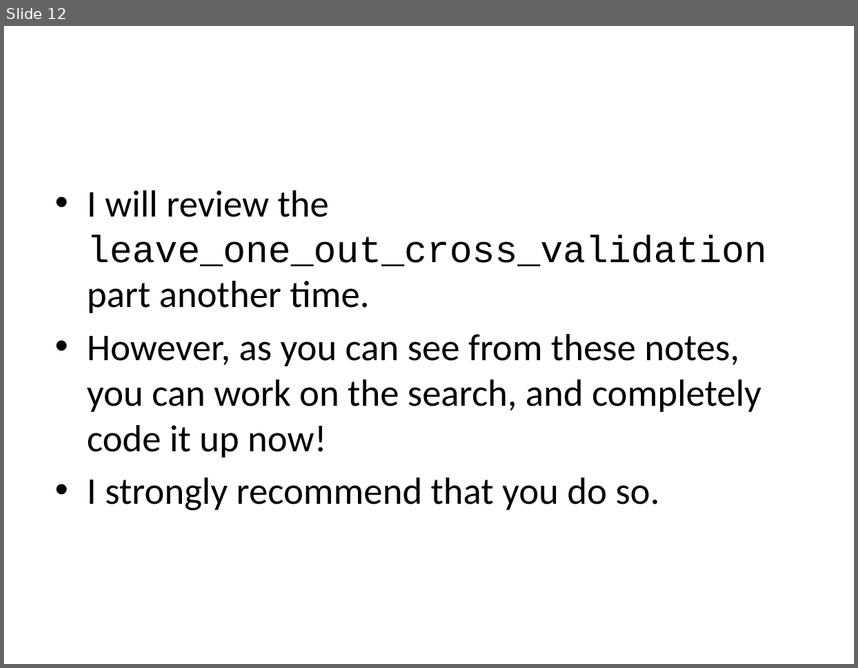
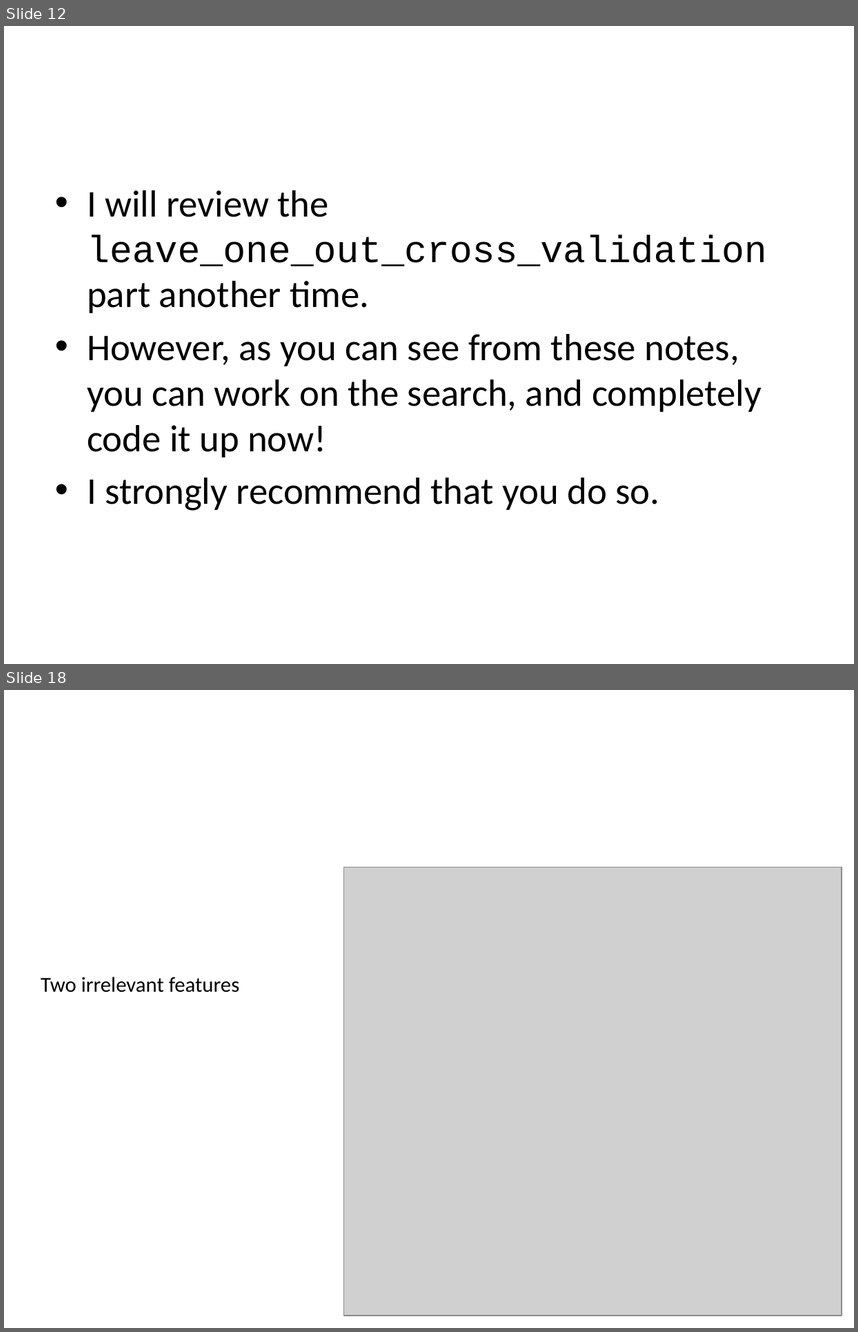
Before and after one commit to ader003/cs170-FSwNN, a slide deck: Project 2 Specifications/Project_2_hints.pptx. Shown one above the other, each under a label of ours: slide 12 before the commit, slides 12 and 18 after it; the slides between them are not shown. The pictures are 858x668 and 858x1332 pixels, drawn with LibreOffice and Linux fonts; fonts in the diff are those of the drawing; grey boxes stand for pictures. Boxes give left, top, right and bottom in pixels: in the first picture for what was removed or moved away, otherwise in the second. Text is boxed around its words. In the diff, an @@ line names an element or a change of style, - is before the commit and + after.

```diff
--- a/Project 2 Specifications/Project_2_hints.pptx
+++ b/Project 2 Specifications/Project_2_hints.pptx
@@ slide 18 added at (x1=4, y1=690, x2=854, y2=1328), background #FFFFFF @@
@@ picture added at (x1=344, y1=867, x2=842, y2=1315) @@
@@ text added at (x1=41, y1=976, x2=240, y2=992), 18 pt, text #000000 @@
+Two irrelevant features
```
Also in this commit, not shown: 20 other slides added, 8 other files.
